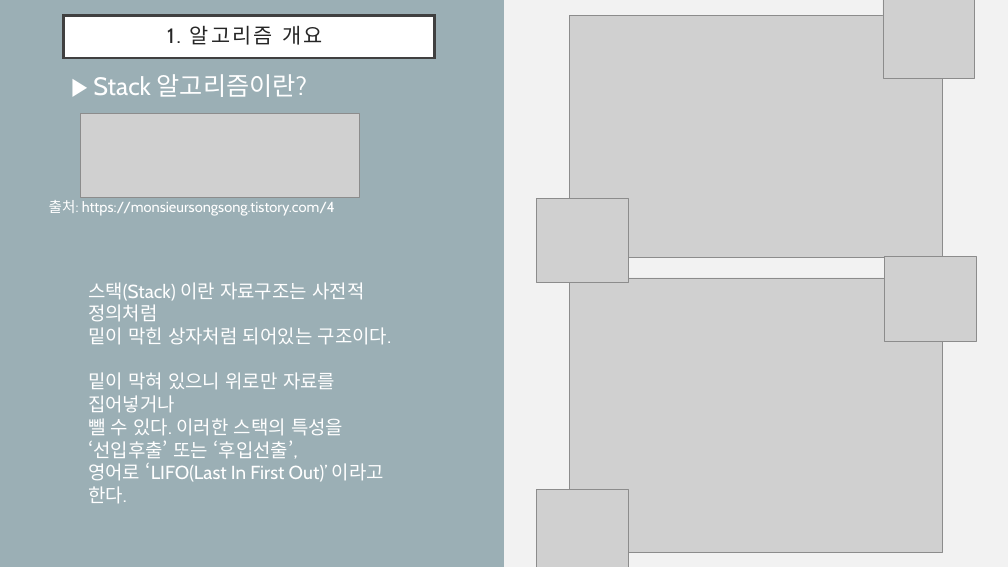
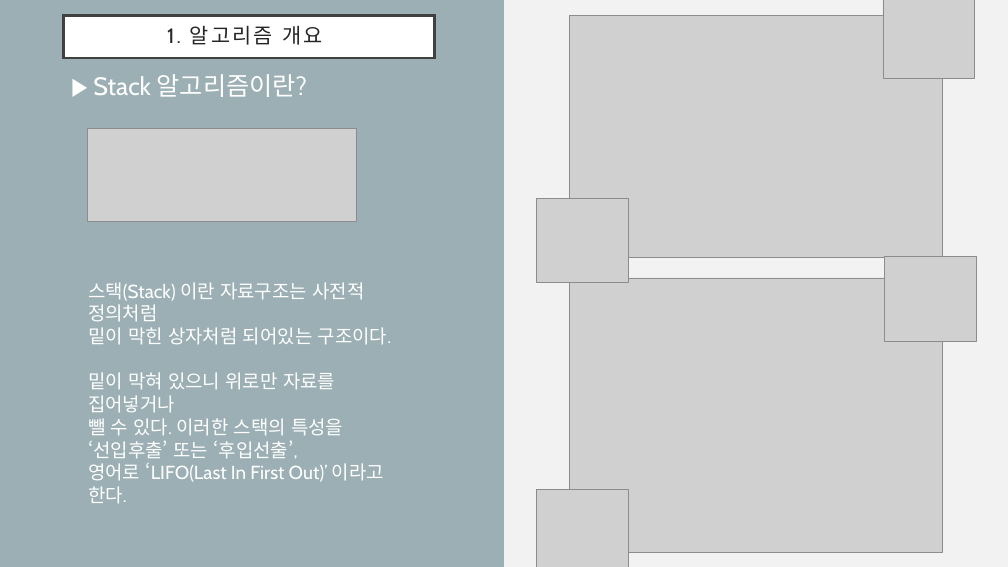
Before and after one commit to drhee0919/Rhee, a slide deck: slide 3 of 1. Stack & Queue.pptx. Drawn at 1008x567 pixels with LibreOffice and Linux fonts; fonts in the diff are those of the drawing; grey boxes stand for pictures. Boxes give left, top, right and bottom in pixels: in the first picture for what was removed or moved away, otherwise in the second. Text is boxed around its words. In the diff, an @@ line names an element or a change of style, - is before the commit and + after.

```diff
--- a/1. Stack & Queue.pptx
+++ b/1. Stack & Queue.pptx
@@ picture: place and size @@
-picture at <box>81,113,360,197</box>
+picture at <box>88,129,357,221</box>
@@ text removed at <box>49,200,335,216</box> @@
-출처: https://monsieursongsong.tistory.com/4
```
Also in this commit, not shown: 2 other slides changed, 6 slides added, 2 other files.
